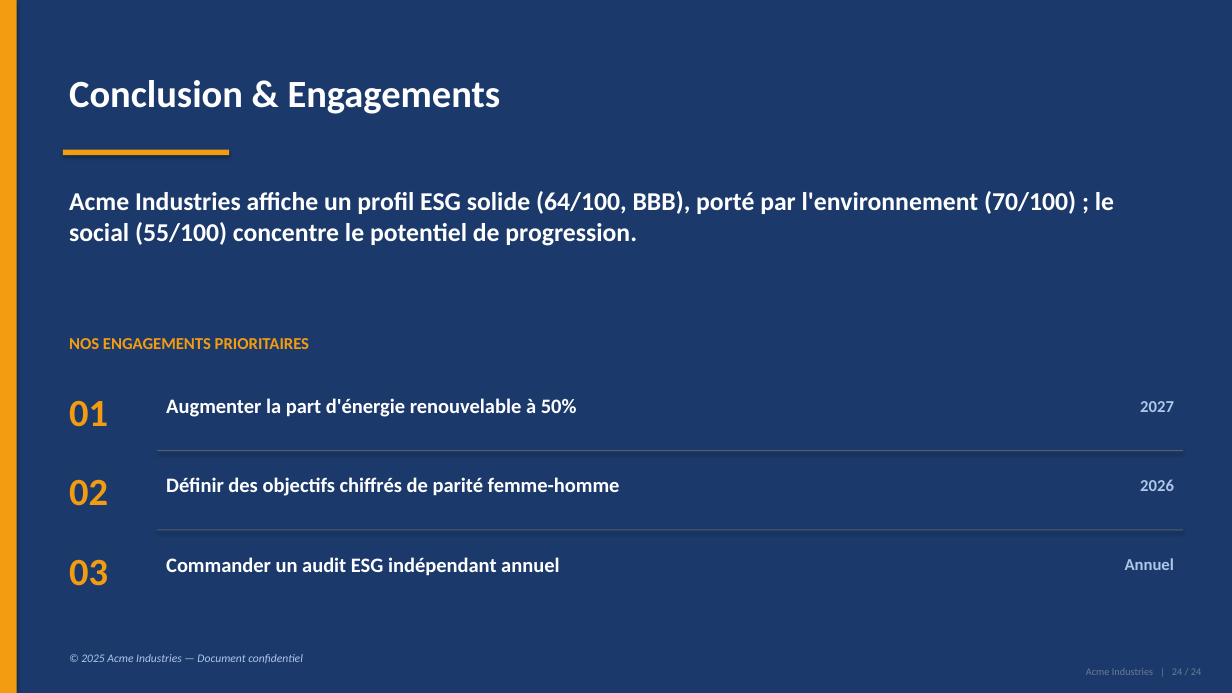
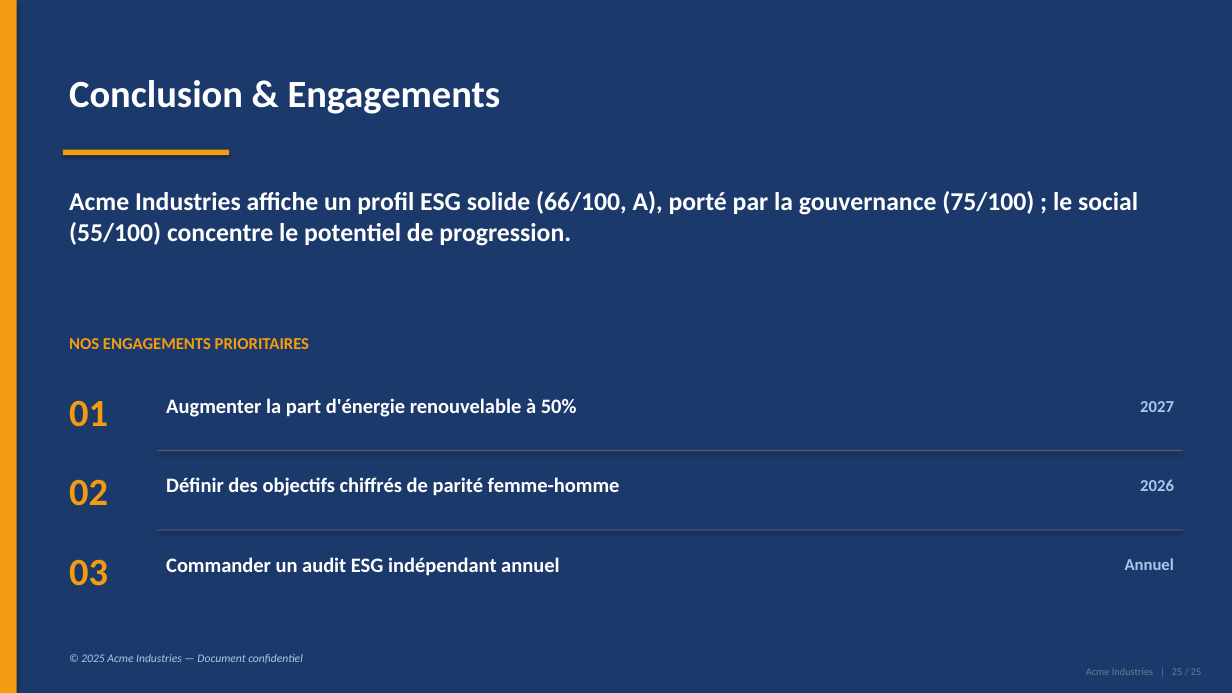
Before and after one commit to mehdiarrais-bot/Ethereal-ESG, a slide deck: slide 25 of examples/Presentation.pptx (slide 24 before the commit). Drawn at 1232x693 pixels with LibreOffice and Linux fonts; fonts in the diff are those of the drawing. Boxes give left, top, right and bottom in pixels: in the first picture for what was removed or moved away, otherwise in the second. Text is boxed around its words. In the diff, an @@ line names an element or a change of style, - is before the commit and + after.

```diff
--- a/examples/Presentation.pptx
+++ b/examples/Presentation.pptx
@@ text at [69,191,1138,246]: text changed @@
-Acme Industries affiche un profil ESG solide (64/100, BBB), porté par l'environnement (70/100) ; le social (55/100) concentre le potentiel de progression.
+Acme Industries affiche un profil ESG solide (66/100, A), porté par la gouvernance (75/100) ; le social (55/100) concentre le potentiel de progression.
@@ text at [1086,668,1201,675]: text changed @@
-Acme Industries | 24 / 24
+Acme Industries | 25 / 25
```
Also in this commit, not shown: 23 other slides changed, 1 slide added, 6 other files.
